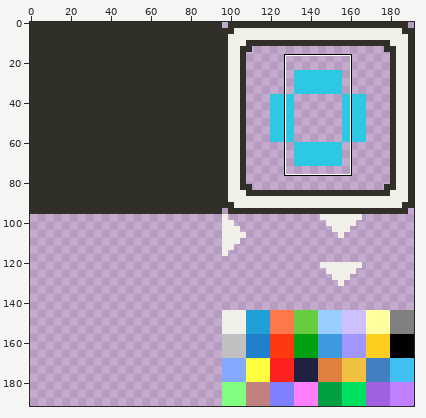
File history of a sprite sheet, img/system/Window.png. Above: a wide view before the commit, with the close-up outlined.
Close-up. As it was:
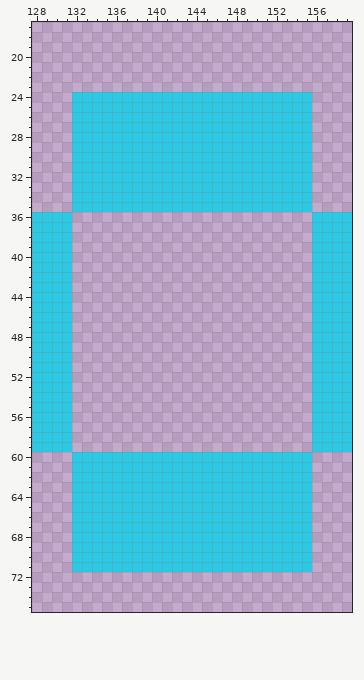
The file is 192x192 pixels. Colours within 5 levels of each other are drawn and written as one. Shown: x 128..159, y 17..75.
Now the later version:
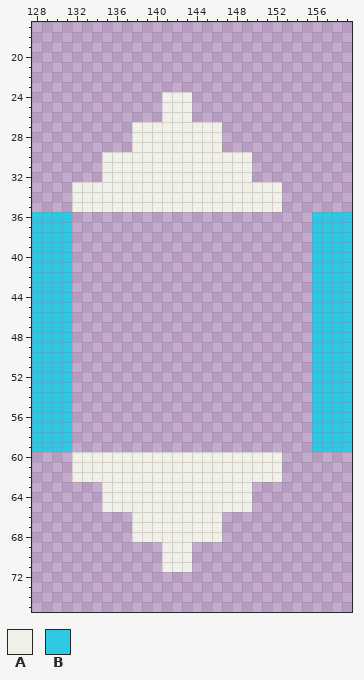
Palette (. is transparent): A #f0f0e8  B #2dc8e4
Edits made:
Colour B gives way to colour A in rows 24 to 26 at x 141 to 143; in rows 27 to 29 at x 138 to 146; in rows 30 to 32 at x 135 to 149; in rows 33 to 35 at x 132 to 152; in rows 60 to 62 at x 132 to 152; in rows 63 to 65 at x 135 to 149.
Colour B gives way to colour A in rows 66 to 68 at x 138 to 146; in rows 69 to 71 at x 141 to 143.
The edit erases colour B in rows 24 to 26 at x 132 to 140 and 144 to 155; in rows 27 to 29 at x 132 to 137 and 147 to 155; in rows 30 to 32 at x 132 to 134 and 150 to 155; in rows 33 to 35 at x 153 to 155; in rows 60 to 62 at x 153 to 155; in rows 63 to 65 at x 132 to 134 and 150 to 155.
The edit erases colour B in rows 66 to 68 at x 132 to 137 and 147 to 155; in rows 69 to 71 at x 132 to 140 and 144 to 155.
